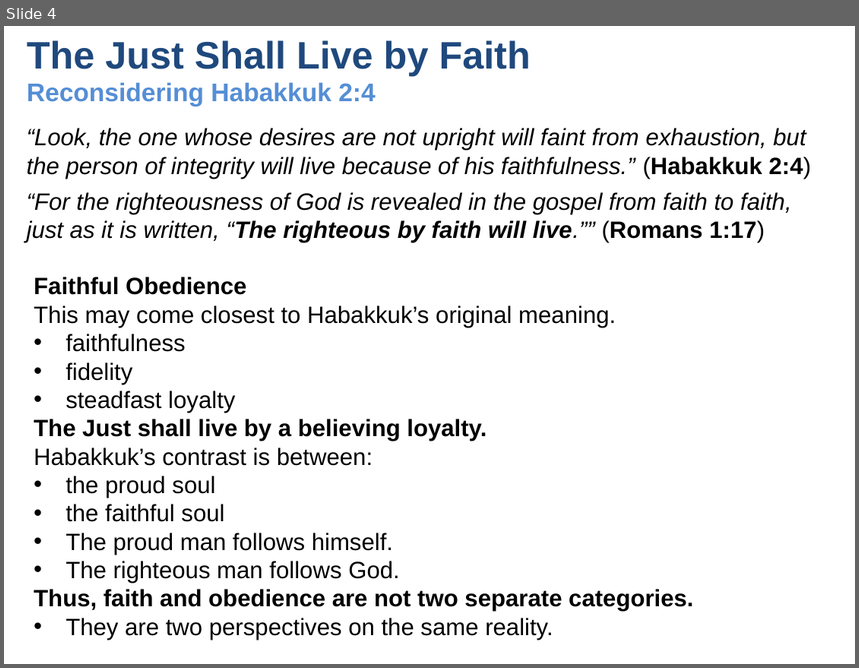
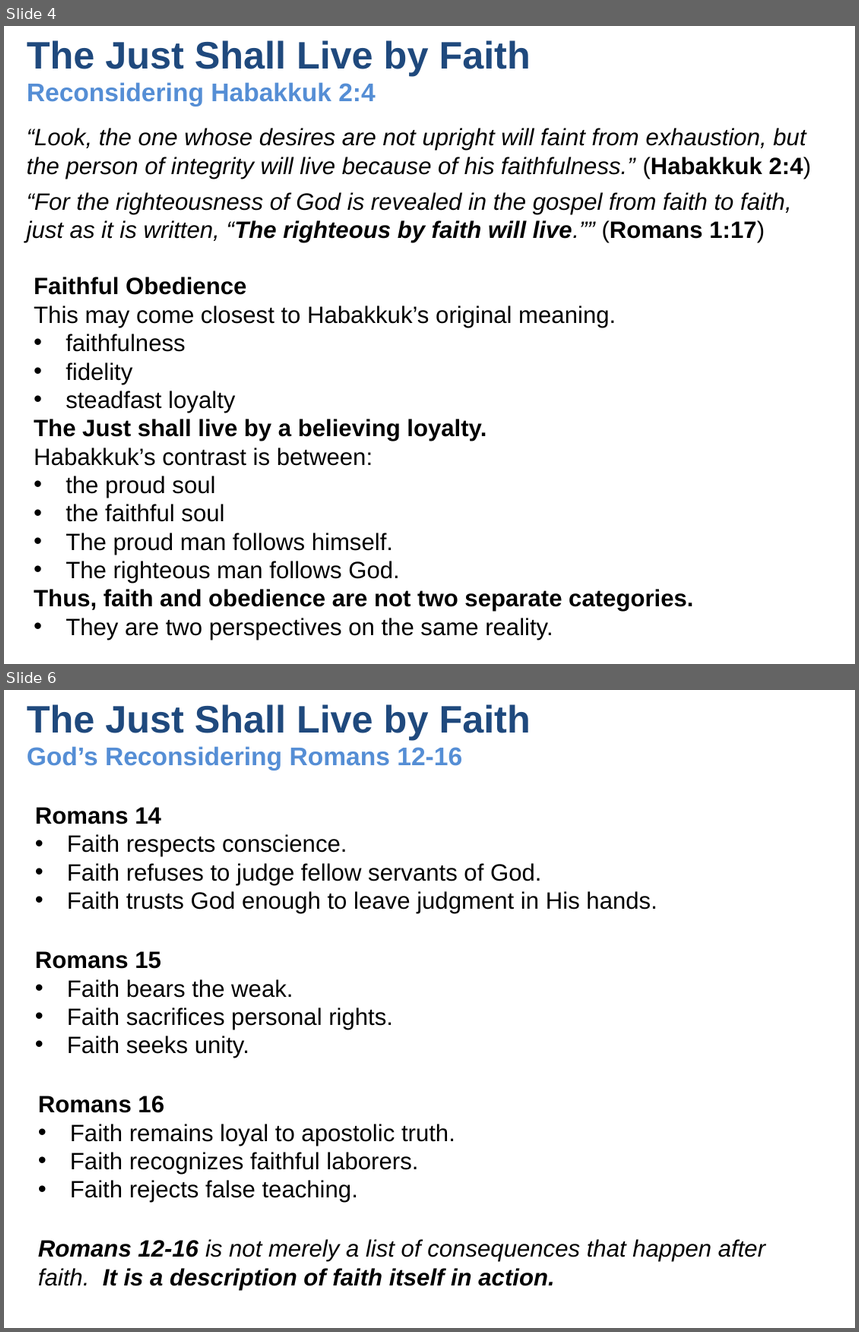
Before and after one commit to UsefulEngines/EvangelismPublic, a slide deck: 2026-Q2/12-ObedienceOfFaith-Ch12-16/2026-06-28-Romans-Ch12-16.pptx. Shown one above the other, each under a label of ours: slide 4 before the commit, slides 4 and 6 after it; the slides between them are not shown. The pictures are 859x668 and 859x1332 pixels, drawn with LibreOffice and Linux fonts; fonts in the diff are those of the drawing. Boxes give left, top, right and bottom in pixels: in the first picture for what was removed or moved away, otherwise in the second. Text is boxed around its words. In the diff, an @@ line names an element or a change of style, - is before the commit and + after.

```diff
--- a/2026-Q2/12-ObedienceOfFaith-Ch12-16/2026-06-28-Romans-Ch12-16.pptx
+++ b/2026-Q2/12-ObedienceOfFaith-Ch12-16/2026-06-28-Romans-Ch12-16.pptx
@@ slide 6 added at [4, 690, 855, 1328], background #FFFFFF @@
@@ title added at [27, 704, 531, 770], 21.6 pt, text #558ED5, bold @@
+The Just Shall Live by Faith
+God’s Reconsidering Romans 12-16
@@ text added at [35, 807, 657, 913], 20 pt, text #000000 @@
+Romans 14
+• Faith respects conscience.
+• Faith refuses to judge fellow servants of God.
+• Faith trusts God enough to leave judgment in His hands.
@@ text added at [35, 951, 393, 1059], 20 pt, text #000000 @@
+Romans 15
+• Faith bears the weak.
+• Faith sacrifices personal rights.
+• Faith seeks unity.
@@ text added at [38, 1096, 455, 1203], 20 pt, text #000000 @@
+Romans 16
+• Faith remains loyal to apostolic truth.
+• Faith recognizes faithful laborers.
+• Faith rejects false teaching.
@@ text added at [38, 1239, 766, 1290], 20 pt, text #000000, italic @@
+Romans 12-16 is not merely a list of consequences that happen after faith. It is a description of faith itself in action.
```
Also in this commit, not shown: 3 slides changed, 3 other slides added, 3 slides removed, 2 other files.
